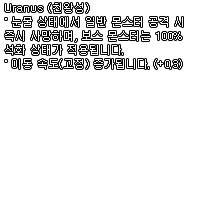
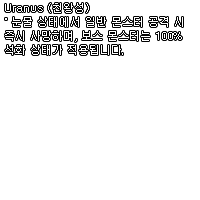
Before/after of a 200x200 layered artwork. What changed in the layer stack:
painted on "Uranus (천왕성) ˚ 눈물 상태에서 일반 몬스터 공격 시 즉시 사망하며, 보스 몬스터는 100% 석화 상태가" over <box>5,59,182,69</box>
